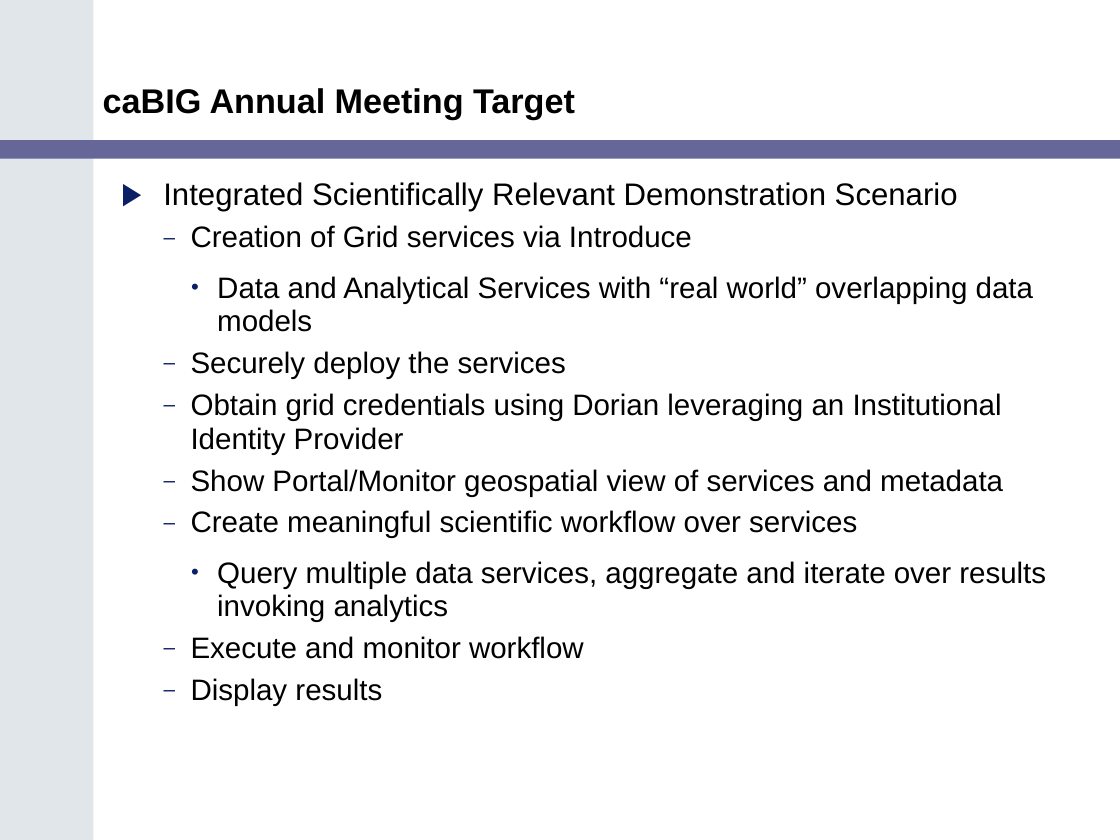
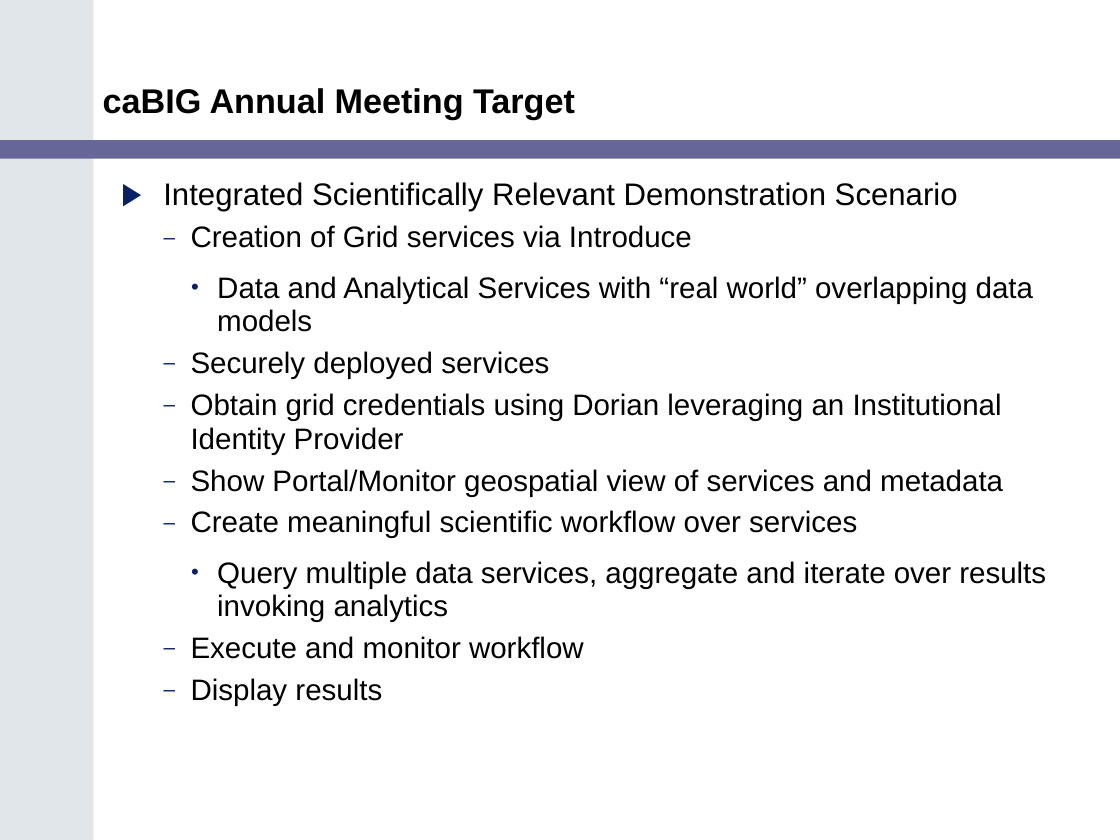
Before and after one commit to NCIP/cagrid-portal, a slide deck: slide 7 of cagrid-1-0/Documentation/presentations/200602_VCDE_ARCH/caGrid_Update_Arch_VCDE_Feb1.ppt. Drawn at 1120x840 pixels with LibreOffice and Linux fonts; fonts in the diff are those of the drawing; background and template pictures are left out. Boxes give left, top, right and bottom in pixels: in the first picture for what was removed or moved away, otherwise in the second. Text is boxed around its words. In the diff, an @@ line names an element or a change of style, - is before the commit and + after.

```diff
--- a/cagrid-1-0/Documentation/presentations/200602_VCDE_ARCH/caGrid_Update_Arch_VCDE_Feb1.ppt
+++ b/cagrid-1-0/Documentation/presentations/200602_VCDE_ARCH/caGrid_Update_Arch_VCDE_Feb1.ppt
@@ text at [191,351,549,379]: text changed @@
-  – Securely deploy the services
+  – Securely deployed services
```
Also in this commit, not shown: 5 other slides changed.
